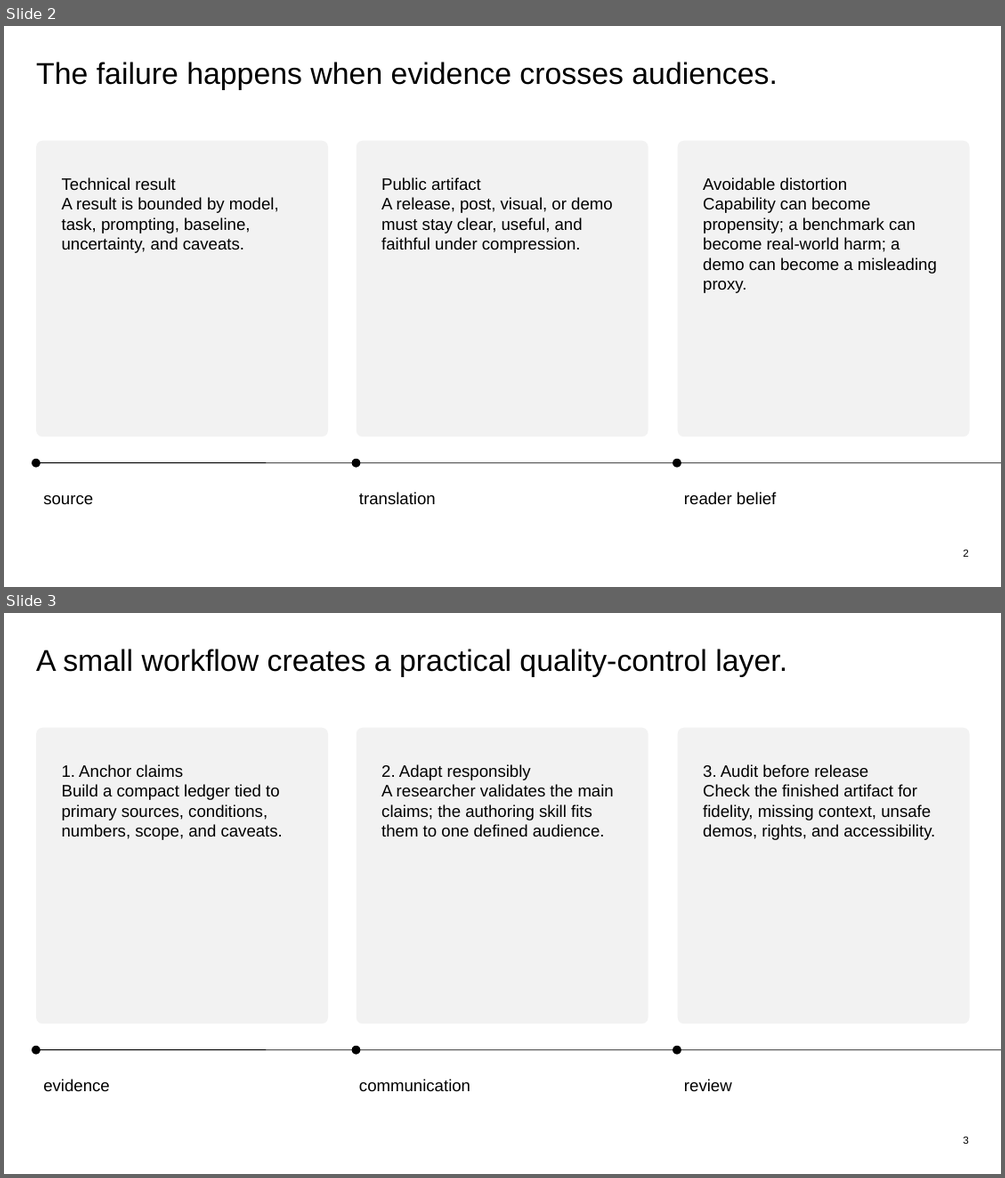
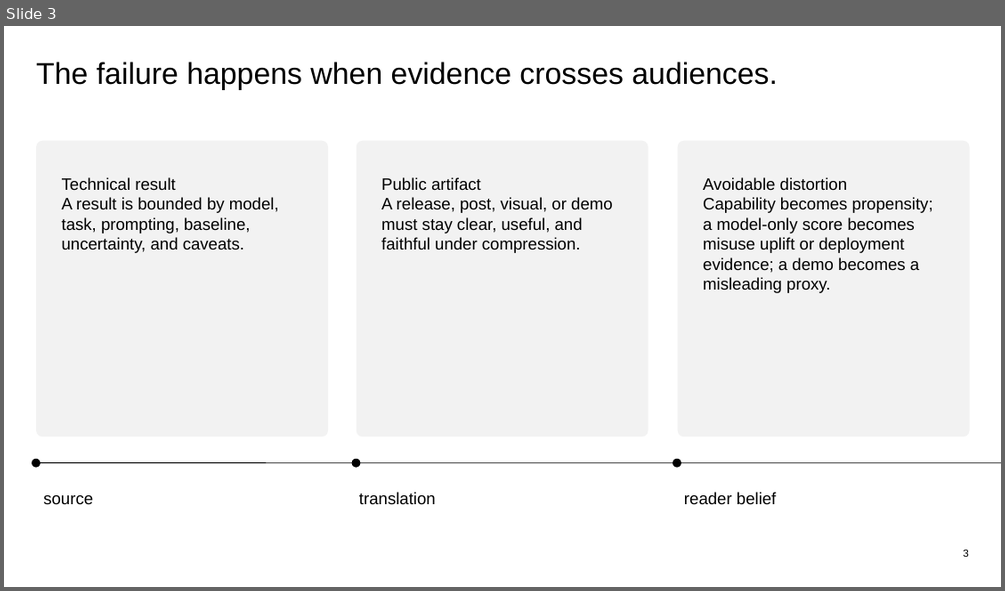
Before and after one commit to mychiffonn/comm-ai-safety, a slide deck: outputs/comm-ai-safety-pitch.pptx. Shown one above the other, each under a label of ours: slides 2 and 3 before the commit, slide 3 after it. The pictures are 1005x1178 and 1005x591 pixels, drawn with LibreOffice and Linux fonts; fonts in the diff are those of the drawing. Boxes give left, top, right and bottom in pixels: in the first picture for what was removed or moved away, otherwise in the second. Text is boxed around its words. In the diff, an @@ line names an element or a change of style, - is before the commit and + after.

Commit message:
Update skills and pitch

```diff
--- a/outputs/comm-ai-safety-pitch.pptx
+++ b/outputs/comm-ai-safety-pitch.pptx
@@ slide 3 removed at <box>4,613,1001,1174</box>, background #FFFFFF @@
@@ text removed at <box>36,649,787,677</box> @@
-A small workflow creates a practical quality-control layer.
@@ rounded rectangle removed at <box>36,728,328,1023</box> @@
@@ rounded rectangle removed at <box>356,728,647,1023</box> @@
@@ rounded rectangle removed at <box>678,728,970,1023</box> @@
@@ text removed at <box>62,764,283,840</box> @@
-1. Anchor claims
-Build a compact ledger tied to primary sources, conditions, numbers, scope, and caveats.
@@ text removed at <box>381,764,614,837</box> @@
-2. Adapt responsibly
-A researcher validates the main claims; the authoring skill fits them to one defined audience.
@@ text removed at <box>703,764,935,840</box> @@
-3. Audit before release
-Check the finished artifact for fidelity, missing context, unsafe demos, rights, and accessibility.
@@ line removed from (32, 1050) to (1001, 1050) @@
@@ ellipse removed at <box>32,1046,40,1054</box> @@
@@ ellipse removed at <box>352,1046,361,1054</box> @@
@@ ellipse removed at <box>672,1046,681,1054</box> @@
@@ text removed at <box>43,1078,109,1092</box> @@
-evidence
@@ text removed at <box>359,1078,470,1092</box> @@
-communication
@@ text removed at <box>684,1078,732,1091</box> @@
-review
@@ text removed at <box>963,1136,968,1143</box> @@
-3
@@ what was slide 2 is now slide 3 @@
@@ slide 3 changed as well @@
@@ text at <box>703,197,933,293</box>: text changed @@
-Capability can become propensity; a benchmark can become real-world harm; a demo can become a misleading proxy.
+Capability becomes propensity; a model-only score becomes misuse uplift or deployment evidence; a demo becomes a misleading proxy.
@@ text at <box>963,549,968,556</box>: text changed @@
-2
+3
```
Also in this commit, not shown: 3 other slides changed, 3 slides added, 20 other files.
